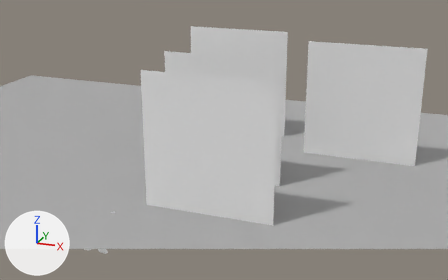
What one commit did to the Blender file GorgoAnimation.blend.
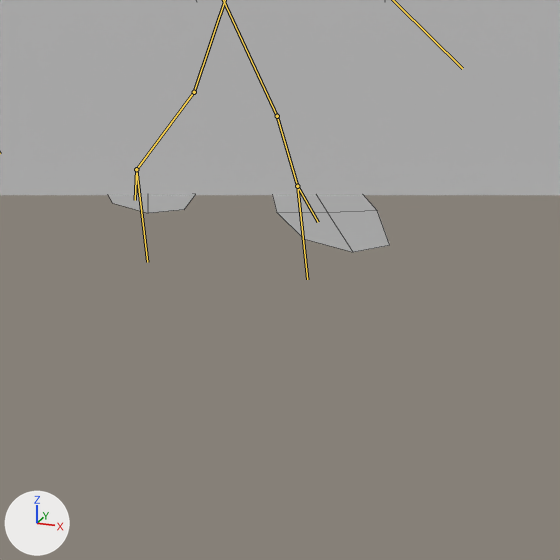
There are two pictures of each version: one whole from a 50 mm camera at (29.0, -42.6, 23.9) aimed at (9.2, 11.7, 3.6), one close up on the part from 17% to 27% of the width and 83% to 100% of the height. Lighting does not change. The marker at lower left points along +X, +Y and +Z. The bones that bend it are drawn over the model as lines in the close-ups. The close-ups show mesh edges as thin lines. Everything nearer to the camera than a plane just in front of the edit is cut away.

The first close-up shows 'Floor', 'Gorgo Character'.
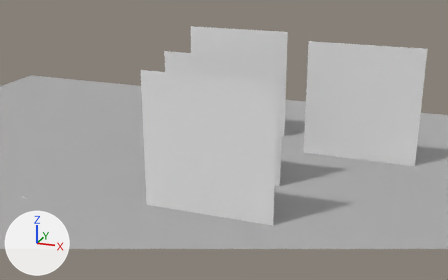
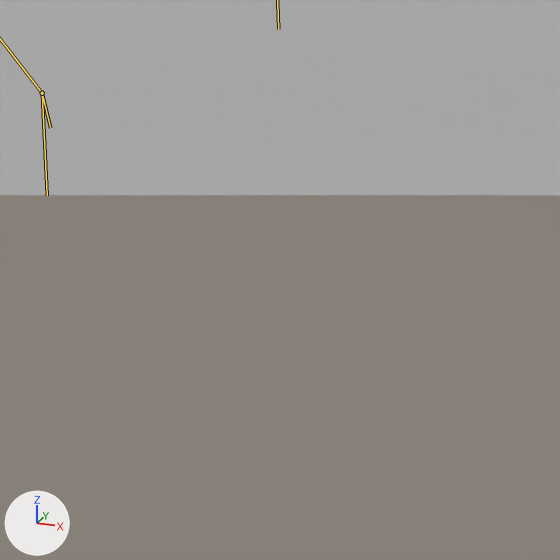
The newer file adds an action. The first version stands in its rest pose; the second is drawn at frame 10 of the action 'Flip'.

Edits to the scene script, one JSON object a line:
```json
{"block": "bone_control", "where": "bone_control = bpy.data.objects['Gorgo Armature'].pose.bones['Control']"}
{"op": "set", "path": "bone_control.location", "old": "(0.0, 0.0, 0.0)", "new": "(0.53, 0.03, -0.06)"}
{"op": "set", "path": "bone_control.rotation_quaternion", "old": "(1.0, 0.0, 0.0, 0.0)", "new": "(0.0, -0.053, 0.999, -0.001)", "note": "degrees (0, 0, 0) -> degrees (0, -180, 6)"}
{"block": "bone_ik_arm_r", "where": "bone_ik_arm_r = bpy.data.objects['Gorgo Armature'].pose.bones['ik.arm.r']"}
{"op": "set", "path": "bone_ik_arm_r.location", "old": "(0.0, 0.0, 0.0)", "new": "(-6.04, -0.23, -0.01)"}
{"op": "set", "path": "bone_ik_arm_r.rotation_quaternion", "old": "(1.0, 0.0, 0.0, 0.0)", "new": "(0.0, -0.039, 0.999, 0.0)", "note": "degrees (0, 0, 0) -> degrees (0, 180, 4)"}
{"block": "bone_ik_arm_l", "where": "bone_ik_arm_l = bpy.data.objects['Gorgo Armature'].pose.bones['ik.arm.l']"}
{"op": "set", "path": "bone_ik_arm_l.location", "old": "(0.0, 0.0, 0.0)", "new": "(-3.26, -0.13, 0.07)"}
{"op": "set", "path": "bone_ik_arm_l.rotation_quaternion", "old": "(1.0, 0.0, 0.0, 0.0)", "new": "(0.0, -0.039, 0.999, 0.0)", "note": "degrees (0, 0, 0) -> degrees (0, 180, 4)"}
{"block": "bone_ik_l_r", "where": "bone_ik_l_r = bpy.data.objects['Gorgo Armature'].pose.bones['ik.l.r']"}
{"op": "set", "path": "bone_ik_l_r.location", "old": "(0.0, 0.0, 0.0)", "new": "(-0.45, -0.02, -0.07)"}
{"op": "set", "path": "bone_ik_l_r.rotation_quaternion", "old": "(1.0, 0.0, 0.0, 0.0)", "new": "(0.0, -0.039, 0.999, 0.0)", "note": "degrees (0, 0, 0) -> degrees (0, 180, 4)"}
{"block": "bone_ik_leg_l", "where": "bone_ik_leg_l = bpy.data.objects['Gorgo Armature'].pose.bones['ik.leg.l']"}
{"op": "set", "path": "bone_ik_leg_l.location", "old": "(0.0, 0.0, 0.0)", "new": "(1.61, 0.06, 0.02)"}
{"op": "set", "path": "bone_ik_leg_l.rotation_quaternion", "old": "(1.0, 0.0, 0.0, 0.0)", "new": "(0.0, -0.039, 0.999, 0.0)", "note": "degrees (0, 0, 0) -> degrees (0, 180, 4)"}
{"block": "bone_ik_tail", "where": "bone_ik_tail = bpy.data.objects['Gorgo Armature'].pose.bones['ik.tail']"}
{"op": "set", "path": "bone_ik_tail.location", "old": "(0.0, 0.0, 0.0)", "new": "(6.04, 0.23, -0.07)"}
{"op": "set", "path": "bone_ik_tail.rotation_quaternion", "old": "(1.0, 0.0, 0.0, 0.0)", "new": "(0.0, -0.039, 0.999, 0.0)", "note": "degrees (0, 0, 0) -> degrees (0, 180, 4)"}
```

What differs and where, as boxes [x1, y1, x2, y2] in the close-ups (560 x 560 px):
```json
{"object": "Gorgo Character", "change": "posed", "before": [109, 195, 390, 252], "on screen": "not visible afterwards"}
```
